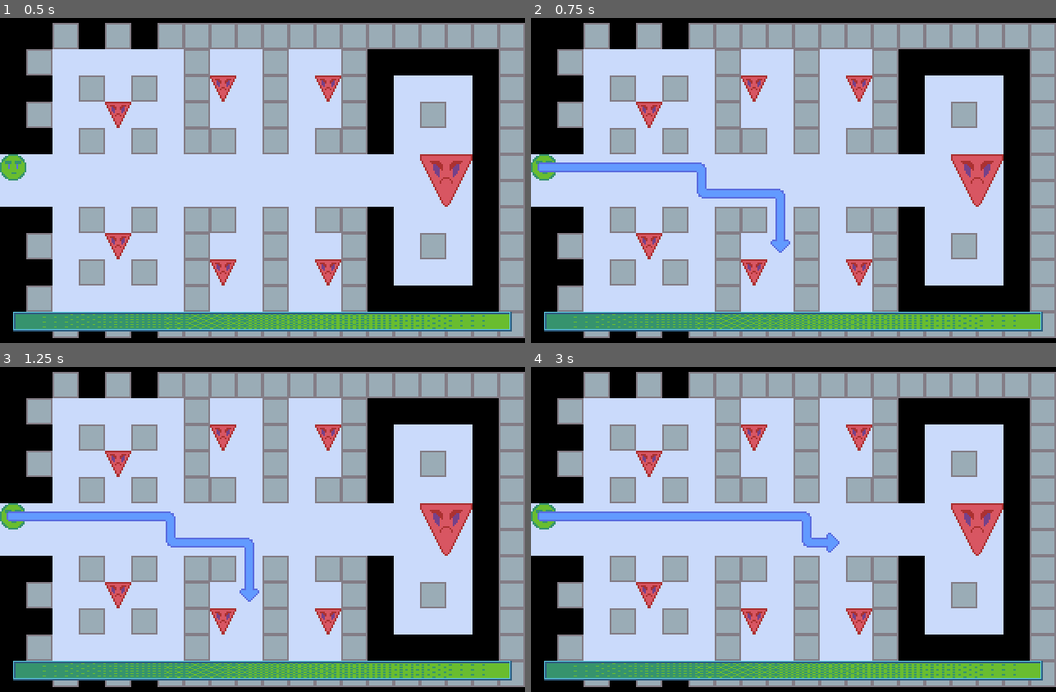
Above: before the commit, frames 1-4 (two rows, left to right).
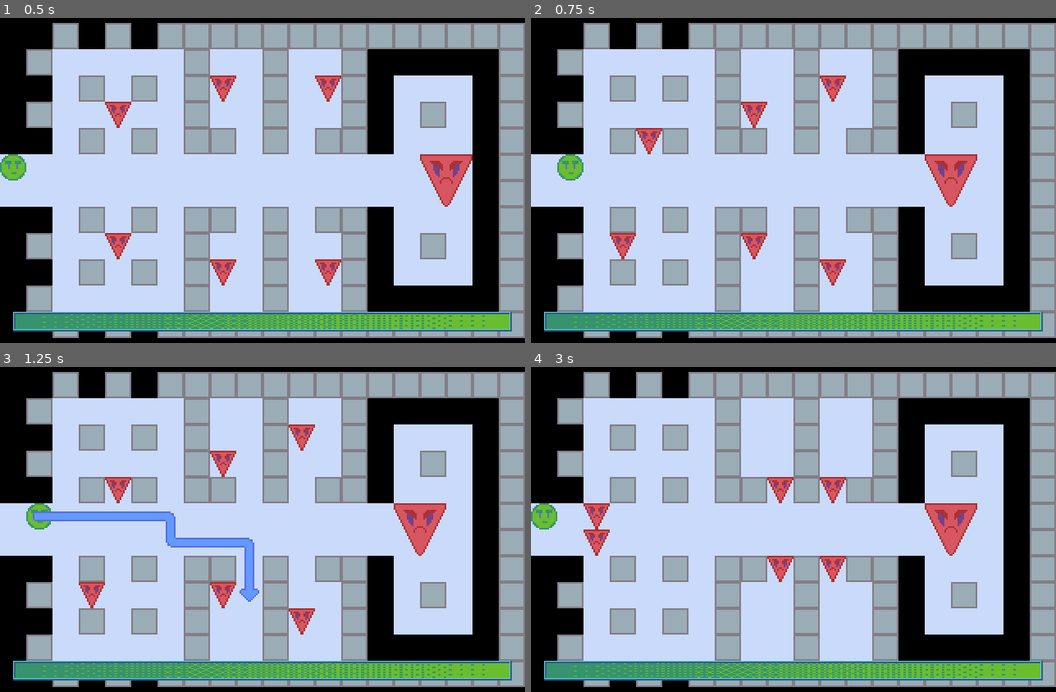
Above: after the commit, the same moments.

Repository: AaronWizard/ShapeFight
Game: Godot game, scene res://Game.tscn
Two runs of this game, one before a commit and one after it. Both use one fixed random seed, a clock stepped at 60 frames per second and the inputs below.
Inputs (mouse positions are in pixels of both pictures, inside the frame that each line leads up to):
- Up to frame 1 (0.5 s): no input
- Up to frame 2 (0.75 s): tap Enter at 0.5 s; move the mouse to (767, 245) at 0.52 s; hold Up (move_north) from 0.53 s (still down); tap Space (wait) at 0.6 s; click (767, 245) at 0.67 s
- Up to frame 3 (1.25 s): keep holding Up (move_north)
- Up to frame 4 (3 s): tap Space (wait) at 1.25, 1.35, 2.1, 2.75, 2.85 s; move the mouse to (951, 578) at 1.27 s; click (951, 578) at 1.42 s; tap Enter at 2 s; move the mouse to (636, 480) at 2.02 s; release Up (move_north) at 2.03 s; hold Left (move_west) from 2.03 s (still down); click (636, 480) at 2.17 s; move the mouse to (819, 529) at 2.77 s; click (819, 529) at 2.92 s

Frame 1 is identical in both runs. In frame 2, 6.5% of the frame differs, in the area x 0-90%, y 17-83%; in frame 3, 4.8%; in frame 4, 6.0%.

Commit message:
Working on mouse control for player movement

Diff:
--- a/Actors/Controllers/Player.gd
+++ b/Actors/Controllers/Player.gd
@@ -7,9 +7,12 @@
 
 signal _input_processed(action)
 
+var _walk_path: Array
+
 func _ready() -> void:
 	._ready()
 	set_process_unhandled_input(false)
+	_walk_path = []
 
 func _unhandled_input(_event: InputEvent) -> void:
 	if Input.is_action_pressed('move_north'):
@@ -23,16 +26,28 @@
 	elif Input.is_action_just_pressed('wait'):
 		emit_signal('_input_processed', null)
 
+func receive_walk_path(path: Array) -> void:
+	print('path received')
+	assert( is_processing_unhandled_input() )
+	_walk_path.clear()
+	_walk_path += path # Make sure items in path are copied
+	assert(_walk_path.front() == get_actor().cell_position)
+	_walk_path.pop_front()
+	_try_walk_path()
+
 func _try_move(direction: int) -> void:
 	var new_cell: Vector2 = \
 			get_actor().cell_position + Direction.VECTORS[direction]
 	if get_map().actor_can_enter_cell(get_actor(), new_cell, false):
-		var action := MoveActionScene.instance() as MoveAction
-		action.actor = get_actor()
-		action.direction = direction
-		emit_signal('_input_processed', action)
+		_create_move_action(direction)
 	else:
 		_try_attack(new_cell)
+
+func _create_move_action(direction: int) -> void:
+	var action := MoveActionScene.instance() as MoveAction
+	action.actor = get_actor()
+	action.direction = direction
+	emit_signal('_input_processed', action)
 
 func _try_attack(cell: Vector2) -> void:
 	var other_actor := get_map().get_actor_at_cell(cell)
@@ -42,8 +57,24 @@
 		action.target = other_actor
 		emit_signal('_input_processed', action)
 
+func _try_walk_path() -> void:
+	if _walk_path.size() > 0:
+		var cell = _walk_path.front()
+		_walk_path.pop_front()
+
+		if get_map().actor_can_enter_cell(get_actor(), cell, false):
+			print('doing move')
+			var direction := Direction.get_closest_direction_diff(
+					get_actor().cell_position, cell)
+			_create_move_action(direction)
+		else:
+			print('blocked')
+	else:
+		print('walk finished')
+
 func get_action() -> void:
 	set_process_unhandled_input(true)
+	_try_walk_path()
 	var action : ActorAction = yield(self, '_input_processed')
 	set_process_unhandled_input(false)
 
--- a/Game.gd
+++ b/Game.gd
@@ -18,7 +18,7 @@
 	for a in map.get_actors():
 		var actor := a as Actor
 		#warning-ignore:return_value_discarded
-		actor.connect("died", self, '_actor_died', [actor])
+		actor.connect('died', self, '_actor_died', [actor])
 
 func _on_Hero_took_damage(damage: int) -> void:
 	stamina.value -= damage
@@ -30,6 +30,9 @@
 
 func _on_Hero_turn_started() -> void:
 	overlay.actor = hero
+	# warning-ignore:return_value_discarded
+	overlay.connect('clicked_for_path', hero.controller, 'receive_walk_path')
 
 func _on_Hero_turn_ended() -> void:
 	overlay.actor = null
+	overlay.disconnect('clicked_for_path', hero.controller, 'receive_walk_path')
--- a/Maps/PathOverlay.gd
+++ b/Maps/PathOverlay.gd
@@ -1,4 +1,6 @@
 extends TileMap
+
+signal clicked_for_path(path)
 
 enum TileIDs {
 	END_NORTH, END_EAST, END_SOUTH, END_WEST,
@@ -44,7 +46,8 @@
 		_start_draw_path(cell)
 	if event is InputEventMouseButton and event.pressed and \
 			(event.button_index == BUTTON_LEFT) and (_current_path.size() > 0):
-		print(_current_path)
+		assert(_current_path.size() >= 2)
+		emit_signal("clicked_for_path", _current_path)
 
 func _start_draw_path(cell: Vector2) -> void:
 	if cell:
